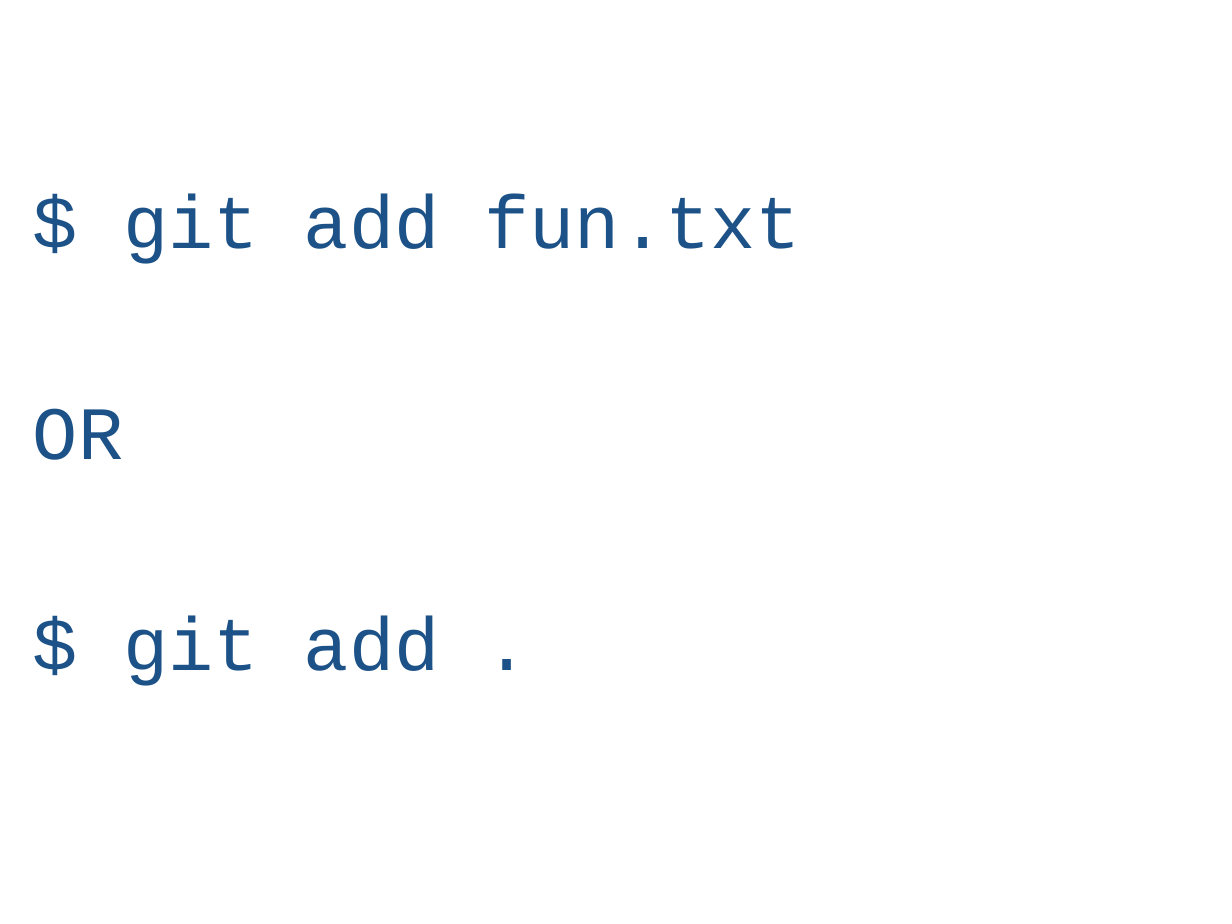
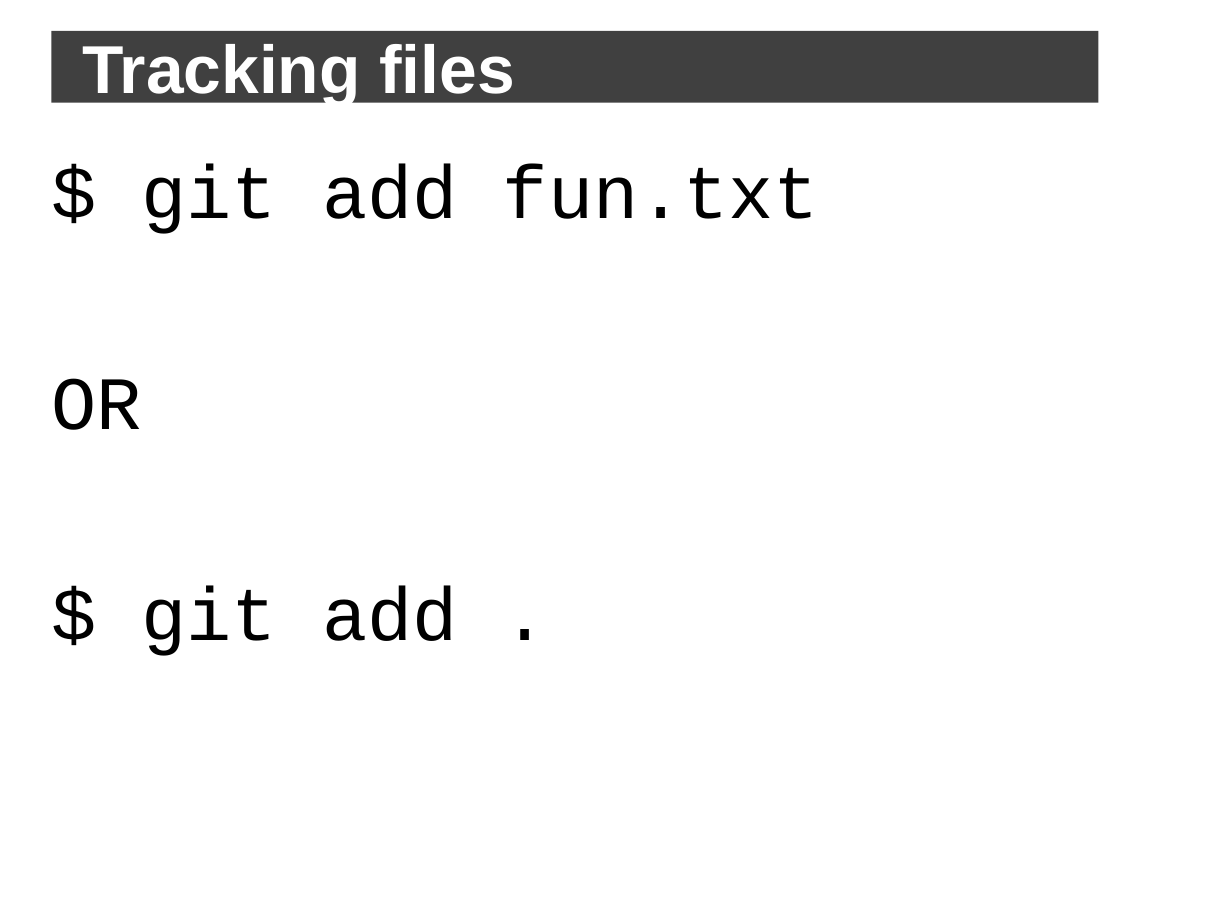
Before and after one commit to jbogard/presentations, a slide deck: slide 28 of GitDemystified/Git Demystified.pptx (slide 30 before the commit). Drawn at 1232x924 pixels with LibreOffice and Linux fonts; fonts in the diff are those of the drawing; background and template pictures are left out. Boxes give left, top, right and bottom in pixels: in the first picture for what was removed or moved away, otherwise in the second. Text is boxed around its words. In the diff, an @@ line names an element or a change of style, - is before the commit and + after.

```diff
--- a/GitDemystified/Git Demystified.pptx
+++ b/GitDemystified/Git Demystified.pptx
@@ title "Tracking files" at box(52, 31, 1099, 102): size 28.8 to 39.6 pt, bold on; fill none to #000000 at 75% opacity @@
@@ text "$ git add fun.txt": place and size @@
-text "$ git add fun.txt" at box(33, 194, 801, 686)
+text "$ git add fun.txt" at box(51, 164, 819, 656)
@@ text "$ git add fun.txt" at box(51, 164, 819, 656): text colour #1C5287 to #000000 @@
```
Also in this commit, not shown: 68 other slides changed, 2 slides removed.
